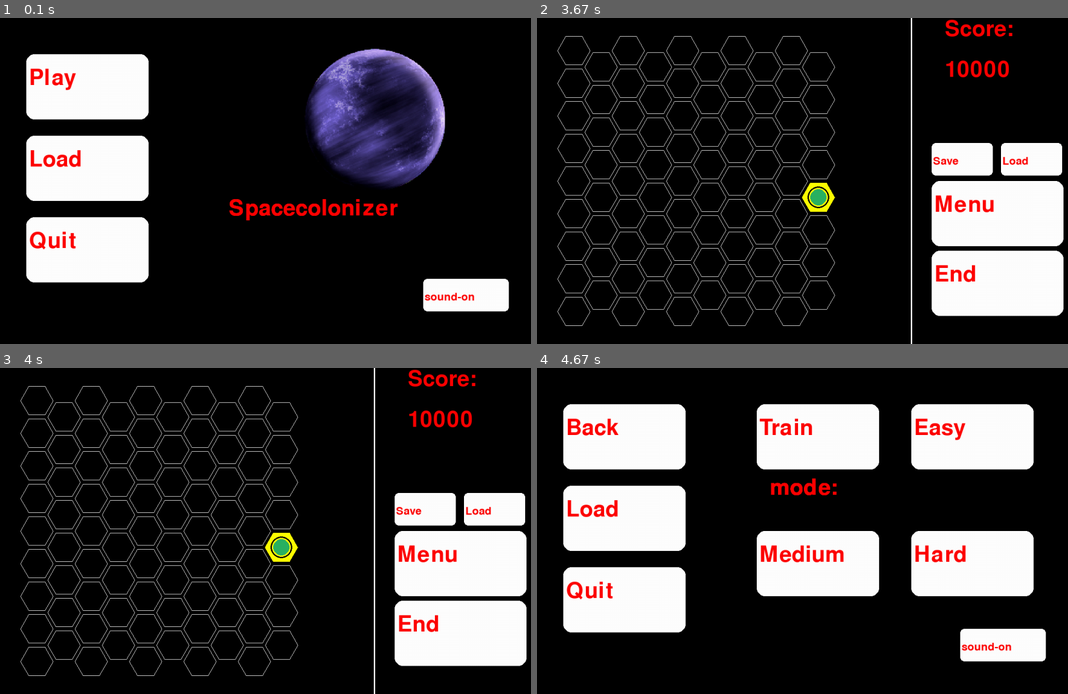
Above: before the commit, frames 1-4 (two rows, left to right).
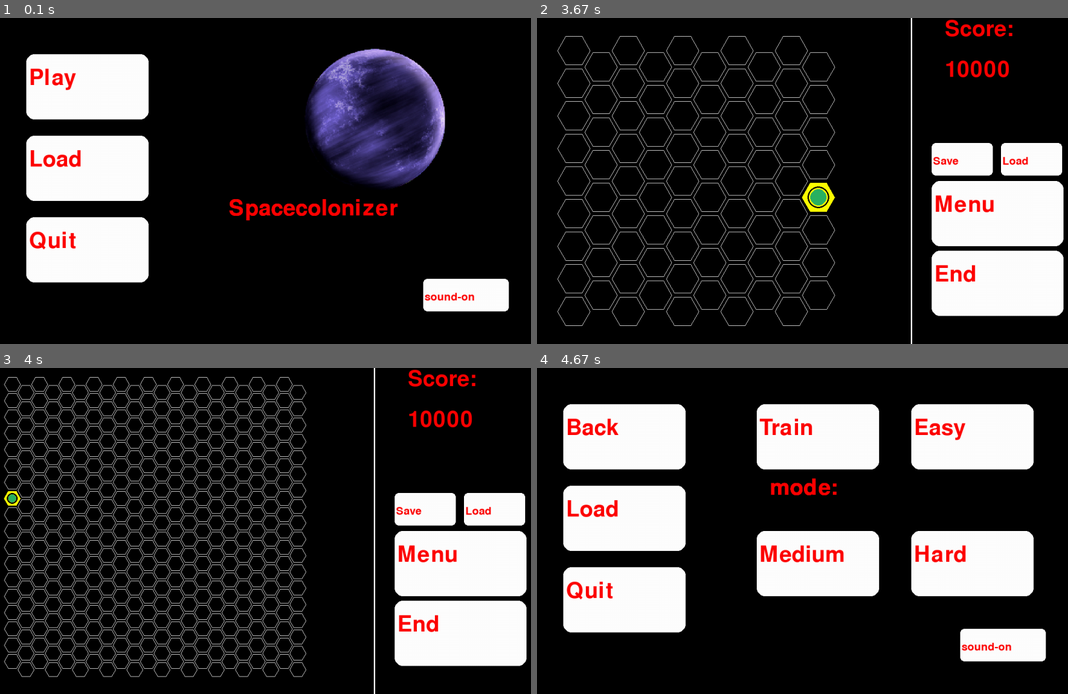
Above: after the commit, the same moments.

Repository: MixYellow/pygameprogect
Game: pygame game, started from Spacecolonizer.py
Same seed, same stepped clock (60 frames per second), same inputs: the game is played once before the commit and once after it.
Inputs (mouse positions are in pixels of both pictures, inside the frame that each line leads up to):
- Up to frame 1 (0.1 s): no input
- Up to frame 2 (3.67 s): click "Play" at 0.38 s; click (818, 203) at 0.72 s; click "End" at 1.05 s; click (675, 115) at 1.88 s; click "Save" at 2.22 s; click (961, 233) at 2.72 s; click "Play" at 3.05 s; click "Easy" at 3.38 s
- Up to frame 3 (4 s): click (488, 504) at 3.72 s
- Up to frame 4 (4.67 s): click (1020, 596) at 4.05 s; click (648, 469) at 4.38 s

Frames 1-2 are identical in both runs. In frame 3, 15% of the frame differs, in the area x 0-58%, y 2-95%; in frame 4, nothing differs.

Commit message:
+end realization one time save\load +fix bugs

Diff:
--- a/Board.py
+++ b/Board.py
@@ -72,3 +72,16 @@
                     self.coords_in_lst = [yy, xx]
                     return self.coords_in_lst
         return False
+
+    def check_win(self):
+        flagopen = True
+        flagbed = True
+        for yy in range(len(self.board)):
+            for xx in range(len(self.board[yy])):
+                if self.board[yy][xx].get_status() == 'close':
+                    flagopen = False
+                if self.board[yy][xx].get_territory_status()[0] in lst_of_types_of_hex[1]:
+                    flagbed = False
+        if flagbed is True and flagopen is True:
+            return True
+        return False
--- a/Button.py
+++ b/Button.py
@@ -1,3 +1,5 @@
+import pickle
+
 import pygame
 
 
@@ -25,7 +27,7 @@
     def highlighted(self, button):
         self.color = (255, 255, 255)
 
-    def triggered(self, pos, menu):
+    def triggered(self, pos, menu, board=None, cell_size=None, main_hero=None, score=None):
         if self.inButton(pos) is True:
             if self.status == 'Play':
                 menu.play_menu_change_status('on')
@@ -49,6 +51,17 @@
             elif self.status == 'Menu':
                 menu.switch_choice('on')
                 menu.set_status('on')
+            elif self.status == 'Save':
+                data = [board, cell_size, main_hero, score, menu.ret_score(), menu.get_choice()]
+                with open('save.txt', 'wb') as f:
+                    pickle.dump(data, f)
+            elif self.status == 'Load':
+                with open('save.txt', 'rb') as f:
+                    data = pickle.load(f)
+                return data
+            elif self.status == 'Game_over':
+                menu.switch_choice('on')
+                menu.set_status('on')
             else:
                 print(self.status)
 
--- a/GameMenu.py
+++ b/GameMenu.py
@@ -35,7 +35,9 @@
         self.buttons = []
         self.choice = choice
         self.score = score
+        self.game_over = Button((weight // 15, height // 12 + self.cell_size * 5), self.cell_size * 2, 'Game_over', self.cell_size * 11)
         self.dopbuttons = [self.backMenu, self.save, self.miniload, self.end_game]
+        self.gameoverbutton = [self.game_over]
 
     def get_buttons(self):
         self.buttons = []
@@ -63,6 +65,9 @@
     def change_score(self, pribavka):
         self.score += pribavka
 
+    def set_score(self, new_input):
+        self.score = new_input
+
     def set_sound_status(self, status):
         self.sound = status
 
@@ -77,6 +82,12 @@
 
     def ret_dop_buttons(self):
         return self.dopbuttons
+
+    def ret_game_over_buttons(self):
+        return self.gameoverbutton
+
+    def set_dop_menu_buttons(self, new):
+        self.dop_menu = new
 
     def switch_choice(self, mode):
         self.choice = mode
@@ -97,10 +108,22 @@
                 screen.blit(self.font.render('mode:', True, (255, 0, 0)),
                            (self.weight // 2 - self.cell_size * 2.75, self.height // 3))
 
-    def show_buttons_in_game(self, screen, dopbuttons):
-        score = str(self.ret_score())
-        screen.blit(self.font.render('Score:', True, (255, 0, 0)), (self.weight // 1.38, 0))
-        screen.blit(self.font.render('0' * (5 - len(score)) + score, True, (255, 0, 0)), (self.weight // 1.38, self.height // 8))
-        pygame.draw.line(screen, (255, 255, 255), (self.weight // 1.5, 0), (self.weight // 1.5, self.height), self.cell_size // 10)
+    def show_buttons_in_game(self, screen, dopbuttons, menu=None, game_over='no', k=1, status='lose'):
+        if game_over == 'no':
+            score = str(self.ret_score())
+            screen.blit(self.font.render('Score:', True, (255, 0, 0)), (self.weight // 1.38, 0))
+            screen.blit(self.font.render('0' * (5 - len(score)) + score, True, (255, 0, 0)),
+                        (self.weight // 1.38, self.height // 8))
+            pygame.draw.line(screen, (255, 255, 255), (self.weight // 1.5, 0), (self.weight // 1.5, self.height),
+                             self.cell_size // 10)
+        else:
+            screen.blit(self.font.render('Score: {}'.format(self.ret_score()), True, (255, 0, 0)),
+                        (self.weight // 3.5, self.height // 7))
+            if status == 'lose':
+                screen.blit(self.font.render('You lose'.format(self.ret_score()), True, (255, 0, 0)),
+                            (self.weight // 2.8, self.height // 2 + self.cell_size * 6))
+            else:
+                screen.blit(self.font.render('You win!!'.format(self.ret_score()), True, (255, 0, 0)),
+                            (self.weight // 2.8, self.height // 2 + self.cell_size * 6))
         for button in dopbuttons:
-            button.draw(screen, self.cell_size)
+            button.draw(screen, self.cell_size * k)
--- a/Spacecolonizer.py
+++ b/Spacecolonizer.py
@@ -17,7 +17,9 @@
     menu_open = 'on'
     while running is True:
         menu = Menu(W, H, H // 20)
+        game_status = 'lose'
         while menu_open == 'on' and running is True:
+            loadorno = None
             buttons = [] + menu.get_buttons()
             menu_open = menu.get_status()
             for event in pygame.event.get():
@@ -25,37 +27,49 @@
                     running = False
                 elif event.type == pygame.MOUSEBUTTONDOWN:
                     for button in buttons:
-                        button.triggered(event.pos, menu)
+                        loadorno = button.triggered(event.pos, menu)
+                        if loadorno is not None:
+                            menu_open = 'off'
+                            menu.set_status('off')
+                            break
             screen.fill((0, 0, 0))
             menu.show_menu(screen, menu.get_buttons())
             all_sprites.update()
             pygame.display.flip()
             clock.tick(50)
 
-        # board = Board(5, 17, cell_size)
+        if loadorno is None:
+            choice = menu.get_choice()
+            if choice == 'Easy':
+                cell_size = H // 20
+                board = Board(5, 17, cell_size)
+            elif choice == 'Medium':
+                cell_size = H // 40
+                board = Board(11, 36, cell_size)
+            elif choice == 'Hard':
+                cell_size = H // 50
+                board = Board(14, 47, cell_size)
 
-        choice = menu.get_choice()
-        if choice == 'Easy':
-            cell_size = H // 20
-            board = Board(5, 17, cell_size)
-        elif choice == 'Medium':
-            cell_size = H // 40
-            board = Board(11, 36, cell_size)
-        elif choice == 'Hard':
-            cell_size = H // 50
-            board = Board(14, 47, cell_size)
+            dopcoords = board.prerender()
+            score = 0
+            main_hero = MainHero(dopcoords[0], dopcoords[1])
 
-        dopcoords = board.prerender()
-        score = 0
-        main_hero = MainHero(dopcoords[0], dopcoords[1])
+        else:
+            cell_size = loadorno[1]
+            board = loadorno[0]
+            main_hero = loadorno[2]
+            score = loadorno[3]
+            menu.set_score(loadorno[4])
+            menu.switch_choice(loadorno[5])
 
         while menu_open == 'off' and running is True:
+            loadorno = None
             dop_menu = menu.get_dop_menu_status()
             menu_open = menu.get_status()
             if dop_menu == 'off':
                 buttons = menu.ret_dop_buttons()
             else:
-                buttons = []
+                buttons = menu.ret_game_over_buttons()
             for event in pygame.event.get():
                 if event.type == pygame.QUIT:
                     running = False
@@ -64,14 +78,35 @@
                     if what is not False:
                         score = main_hero.go_to(what[0], what[1], main_hero, board, score, cell_size, menu)
                     for button in buttons:
-                        button.triggered(event.pos, menu)
+                        loadorno = button.triggered(event.pos, menu, board, cell_size, main_hero, score)
+                        if loadorno is not None:
+                            cell_size = loadorno[1]
+                            board = loadorno[0]
+                            main_hero = loadorno[2]
+                            score = loadorno[3]
+                            menu.set_score(loadorno[4])
+                            menu.switch_choice(loadorno[5])
+                            break
+            if main_hero.get_status_of_hero() == 'death':
+                menu.set_dop_menu_buttons('on')
+                game_status = 'lose'
+                menu.set_score(0)
+            if board.check_win() is True:
+                menu.set_dop_menu_buttons('on')
+                game_status = 'win'
 
             screen.fill((0, 0, 0))
-            board.render(screen, main_hero)
-            all_sprites.draw(screen)
-            all_sprites.update()
-            menu.show_buttons_in_game(screen, menu.ret_dop_buttons())
+
+            if dop_menu == 'off':
+                board.render(screen, main_hero)
+                all_sprites.draw(screen)
+                all_sprites.update()
+                menu.show_buttons_in_game(screen, menu.ret_dop_buttons())
+            else:
+                menu.show_buttons_in_game(screen, menu.ret_game_over_buttons(), menu, 'yes', 3, game_status)
+
             pygame.display.flip()
             clock.tick(50)
 
+
     pygame.quit()
